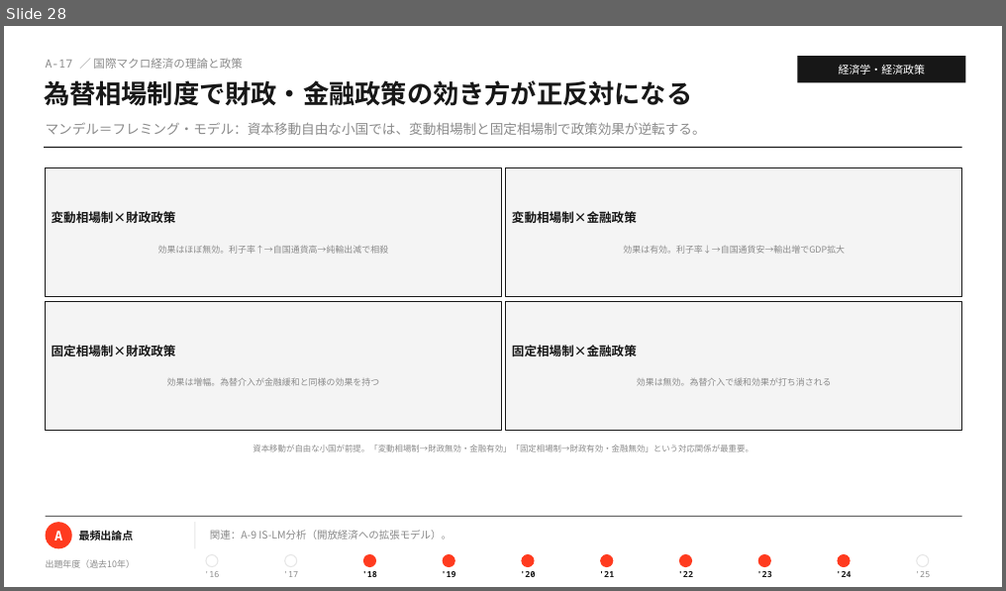
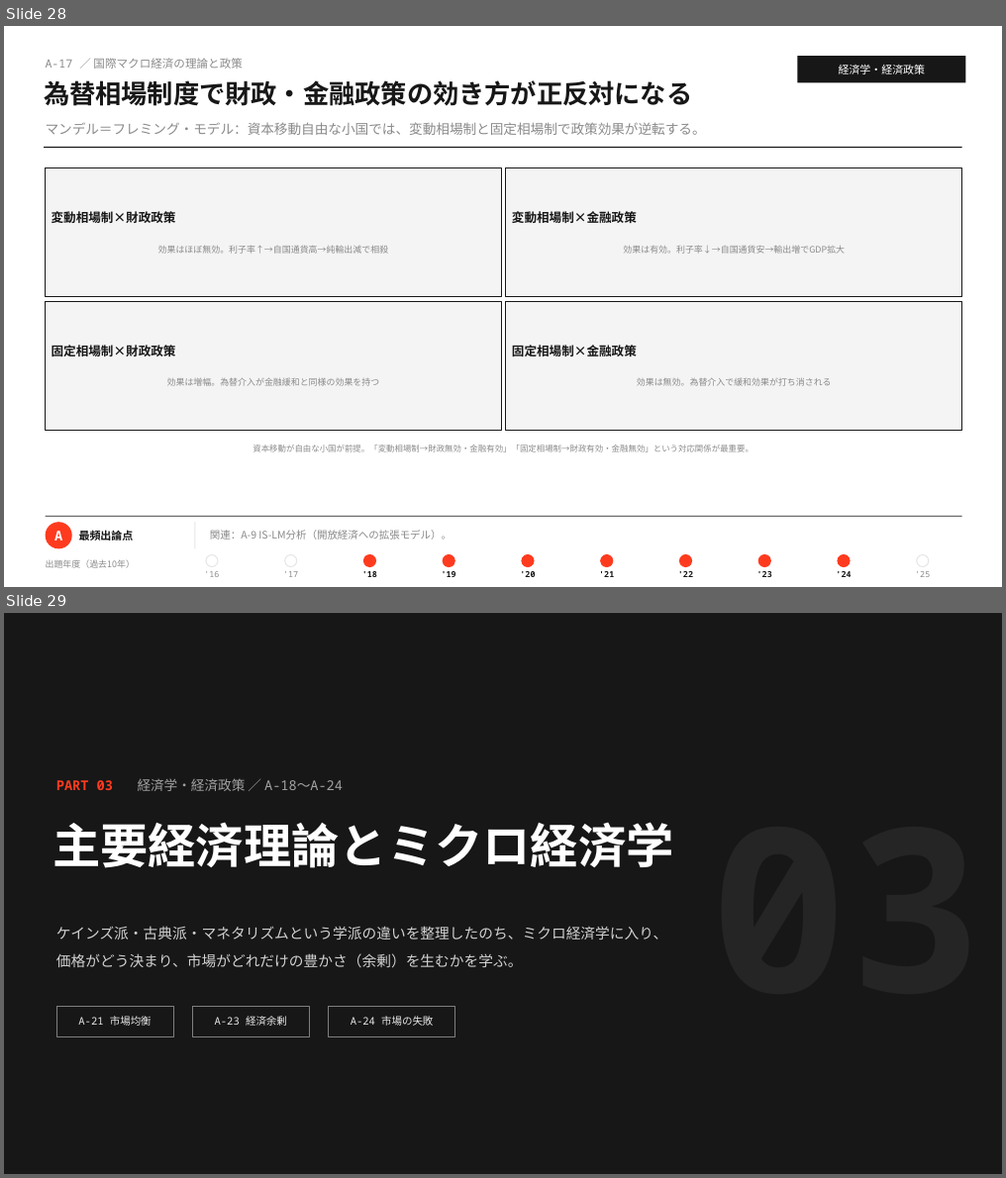
Before and after one commit to MasatoshiSano/SMEC, a slide deck: slides/1st_stage/A_economics.pptx. Shown one above the other, each under a label of ours: slide 28 before the commit, slides 28 and 29 after it. The pictures are 1006x591 and 1006x1178 pixels, drawn with LibreOffice and Linux fonts; fonts in the diff are those of the drawing. Boxes give left, top, right and bottom in pixels: in the first picture for what was removed or moved away, otherwise in the second. Text is boxed around its words. In the diff, an @@ line names an element or a change of style, - is before the commit and + after.

```diff
--- a/slides/1st_stage/A_economics.pptx
+++ b/slides/1st_stage/A_economics.pptx
@@ slide 29 added at (4, 613, 1002, 1174), background #171717 @@
@@ text added at (56, 778, 343, 791), 13 pt, text #A2A2A2 @@
+PART 03 経済学・経済政策 ／ A-18〜A-24
@@ text added at (53, 822, 674, 868), 46 pt, text #FFFFFF, bold @@
+主要経済理論とミクロ経済学
@@ text added at (56, 926, 667, 967), 14 pt, text #D1D1D1 @@
+ケインズ派・古典派・マネタリズムという学派の違いを整理したのち、ミクロ経済学に入り、価格がどう決まり、市場がどれだけの豊かさ（余剰）を生むかを学ぶ。
@@ rectangle added at (56, 1006, 173, 1038), outline #7F7F7F 0.75 pt @@
@@ text added at (78, 1016, 152, 1026), 10 pt, text #E8E8E8 @@
+A-21 市場均衡
@@ rectangle added at (193, 1006, 310, 1038), outline #7F7F7F 0.75 pt @@
@@ text added at (215, 1016, 287, 1026), 10 pt, text #E8E8E8 @@
+A-23 経済余剰
@@ rectangle added at (328, 1006, 455, 1038), outline #7F7F7F 0.75 pt @@
@@ text added at (350, 1016, 433, 1026), 10 pt, text #E8E8E8 @@
+A-24 市場の失敗
```
Also in this commit, not shown: 9 other slides added, 1 other file.
